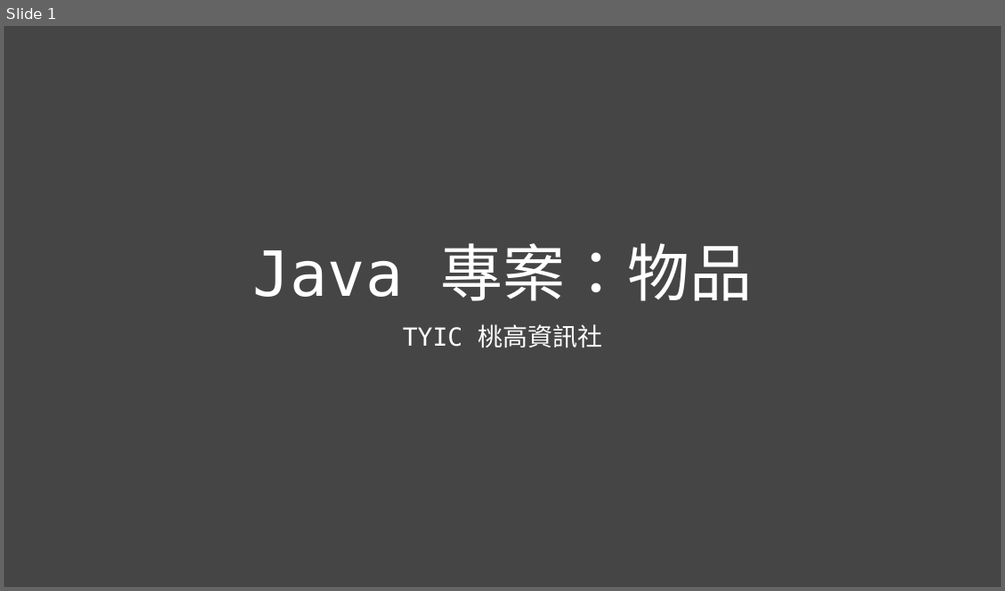
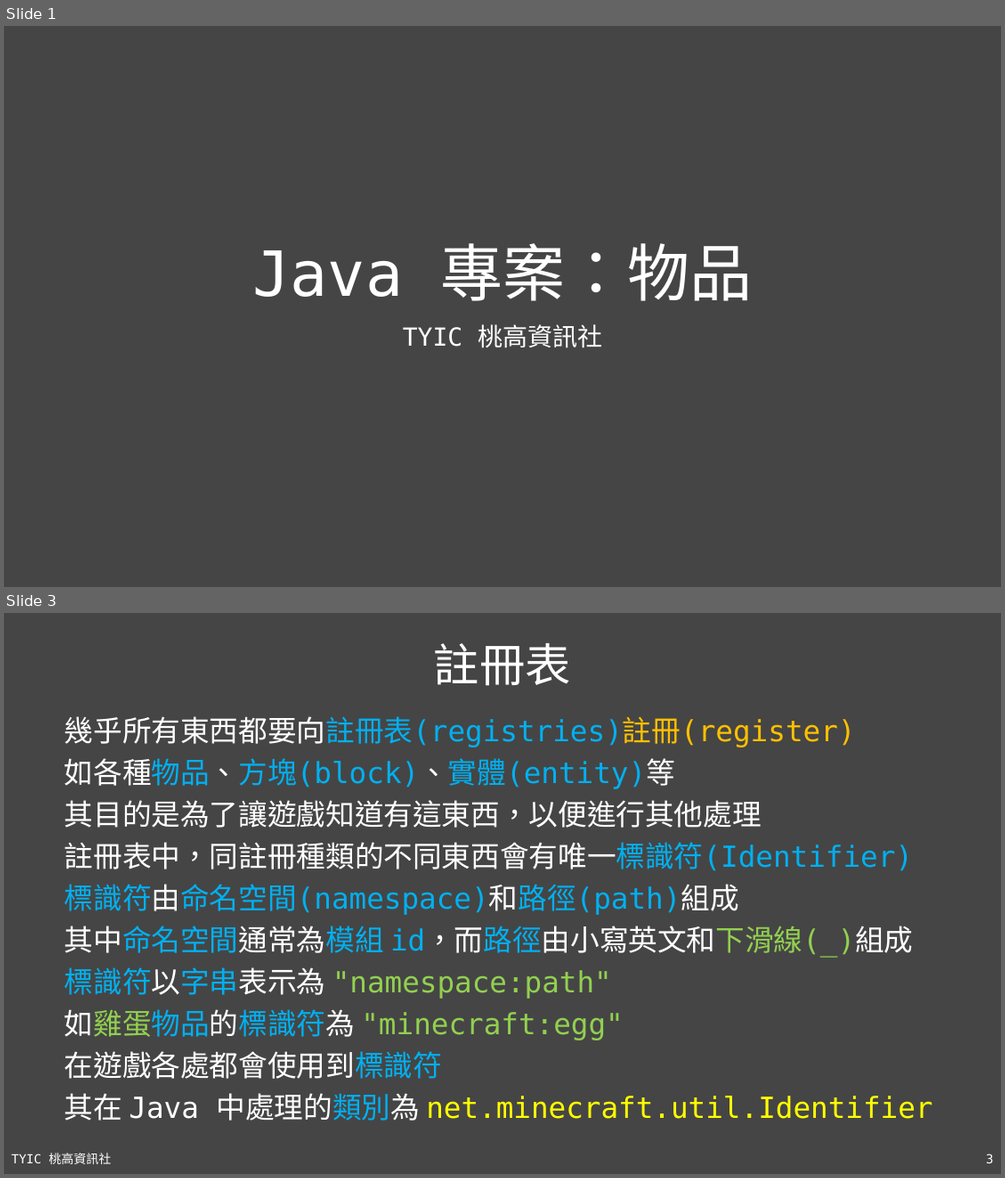
Before and after one commit to TYSHIC/slides, a slide deck: ppt/51_Java 專案：物品.pptx. Shown one above the other, each under a label of ours: slide 1 before the commit, slides 1 and 3 after it; the slides between them are not shown. The pictures are 1005x591 and 1005x1178 pixels, drawn with LibreOffice and Linux fonts; fonts in the diff are those of the drawing. Boxes give left, top, right and bottom in pixels: in the first picture for what was removed or moved away, otherwise in the second. Text is boxed around its words. In the diff, an @@ line names an element or a change of style, - is before the commit and + after.

```diff
--- a/ppt/51_Java 專案：物品.pptx
+++ b/ppt/51_Java 專案：物品.pptx
@@ slide 3 added at (4, 613, 1001, 1174), background #454545 @@
@@ title added at (434, 643, 571, 686), 44 pt, text #FFFFFF @@
+註冊表
@@ text added at (65, 716, 932, 1120), 28 pt, text #FFFFFF @@
+幾乎所有東西都要向註冊表(registries)註冊(register)
+如各種物品、方塊(block)、實體(entity)等
+其目的是為了讓遊戲知道有這東西，以便進行其他處理
+註冊表中，同註冊種類的不同東西會有唯一標識符(Identifier)
+標識符由命名空間(namespace)和路徑(path)組成
+其中命名空間通常為模組 id，而路徑由小寫英文和下滑線(_)組成
+標識符以字串表示為 "namespace:path"
+如雞蛋物品的標識符為 "minecraft:egg"
+在遊戲各處都會使用到標識符
+其在 Java 中處理的類別為 net.minecraft.util.Identifier
@@ text added at (11, 1152, 111, 1164), 12 pt, text #FFFFFF @@
+TYIC 桃高資訊社
@@ page number added at (986, 1153, 993, 1163), 12 pt, text #FFFFFF @@
+3
```
Also in this commit, not shown: 1 other slide added, 3 other files.
